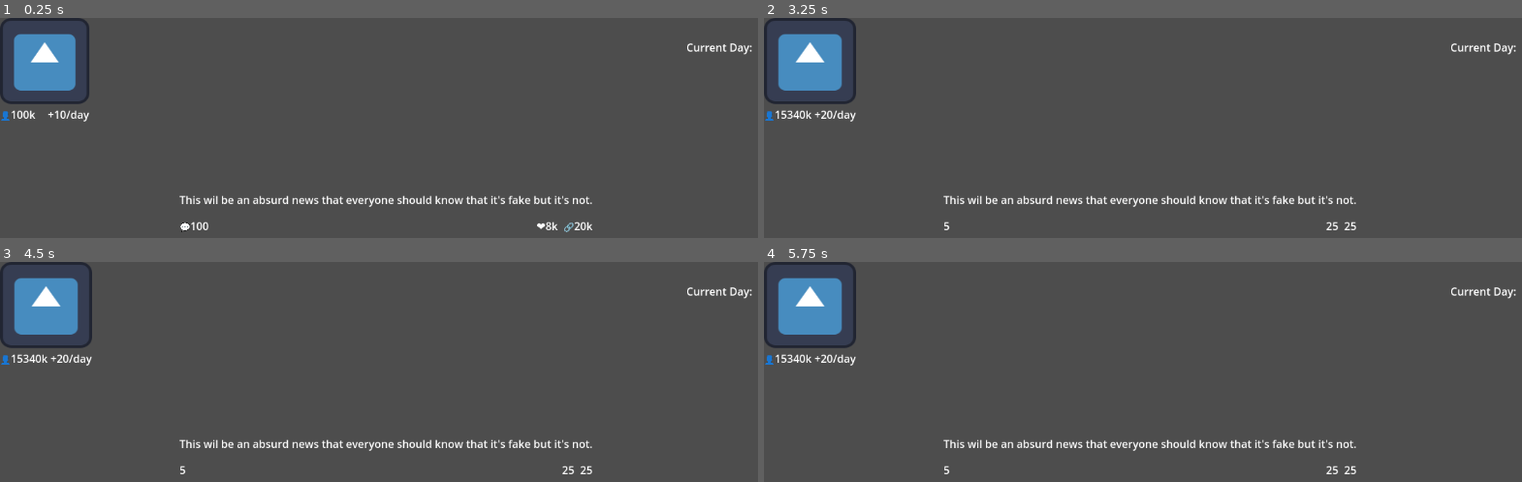
Above: before the commit, frames 1-4 (two rows, left to right).
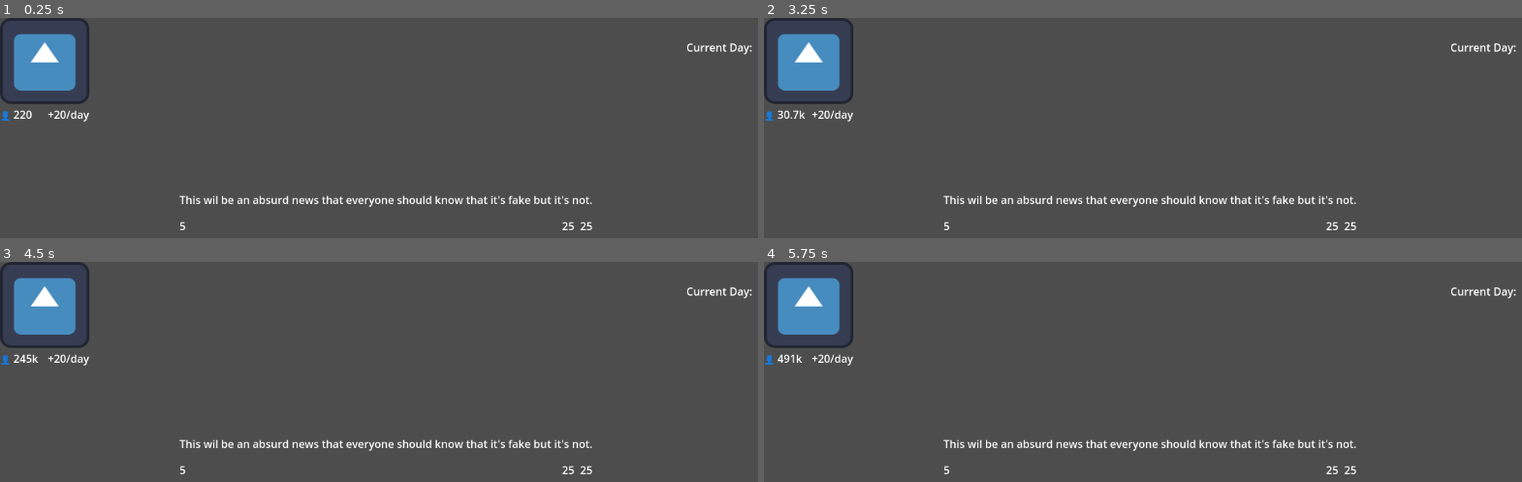
Above: after the commit, the same moments.

Repository: davirss/fakeltd.
Game: Godot game, scene res://day_controller.tscn
Same seed, same stepped clock (60 frames per second), same inputs: the game is played once before the commit and once after it. The engine's default icon, where the game draws it, is replaced by a stand-in: a white triangle on a blue panel in a dark square.
Inputs:
- Up to frame 1 (0.25 s): no input
- Up to frame 2 (3.25 s): tap Enter (ui_accept) at 0.5, 0.77, 1.25, 1.52, 2, 2.75, 3.02 s
- Up to frame 3 (4.5 s): tap Enter (ui_accept) at 3.5, 3.77, 4.25 s
- Up to frame 4 (5.75 s): tap Enter (ui_accept) at 4.52 s

The runs differ from the first frame. In frame 1, 0.4% of the frame differs, in the area x 1-79%, y 41-98%; in frame 2, 0.7%, in the area x 1-13%, y 0-48%; in frame 3, 0.7%; in frame 4, 0.7%.

Commit message:
Improve follower count display

Diff:
--- a/day_controller.gd
+++ b/day_controller.gd
@@ -3,7 +3,7 @@
 # Days manager
 var starting_day = 0
 var current_day = 0
-var max_days = 7
+var max_days = 70
 
 # User Info
 var starting_followers = 100
@@ -17,6 +17,10 @@
 var messages = 100 * 0.05
 var likes = 100 * 0.25
 var shares = 100 * 0.25
+
+func _ready() -> void:
+	update_user_statistics()
+	update_post_statistics()
 
 # Called when the node enters the scene tree for the first time.
 func _physics_process(delta: float) -> void:
--- a/user_info.gd
+++ b/user_info.gd
@@ -3,10 +3,25 @@
 # User Info
 @export var current_followers: int:
 	set(value):
-		# TODO: Format values to only 3 digits
 		current_followers = value
 		# TODO: Extract icons.
-		$HBoxContainer/CurrentFollowers.text = "👤" + str(current_followers) + "k"
+		# TODO: Format values to only 3 digits
+		var formatted_number: String
+		if (current_followers >= 8_201_490_228):
+			formatted_number = "👤 All 🌍"
+		elif (current_followers >= 1_000_000_000):
+			formatted_number = "👤 %3.1fB" % [current_followers / 1_000_000_000.0]
+		elif (current_followers >= 100_000_000):
+			formatted_number = "👤 %3dM" % [current_followers / 1_000_000.0]
+		elif (current_followers >= 1_000_000):
+			formatted_number = "👤 %3.1fM" % [current_followers / 1_000_000.0]
+		elif (current_followers >= 100_000):
+			formatted_number = "👤 %3dk" % [current_followers / 1_000.0]
+		elif (current_followers >= 1_000):
+			formatted_number = "👤 %3.1fk" % [current_followers / 1_000.0]
+		else:
+			formatted_number = "👤 %d" % [current_followers]
+		$HBoxContainer/CurrentFollowers.text = formatted_number
 
 
 @export var daily_new: float:
--- a/user_info.tscn
+++ b/user_info.tscn
@@ -19,7 +19,6 @@
 [node name="CurrentFollowers" type="Label" parent="HBoxContainer"]
 layout_mode = 2
 size_flags_horizontal = 3
-text = "👤100k"
 
 [node name="DailyNew" type="Label" parent="HBoxContainer"]
 layout_mode = 2
Not shown: 1 places in day_controller.tscn that only renumber resources
Not shown: 1 places in post.tscn that only renumber resources
Not shown: 1 places in user_info.tscn that only renumber resources
